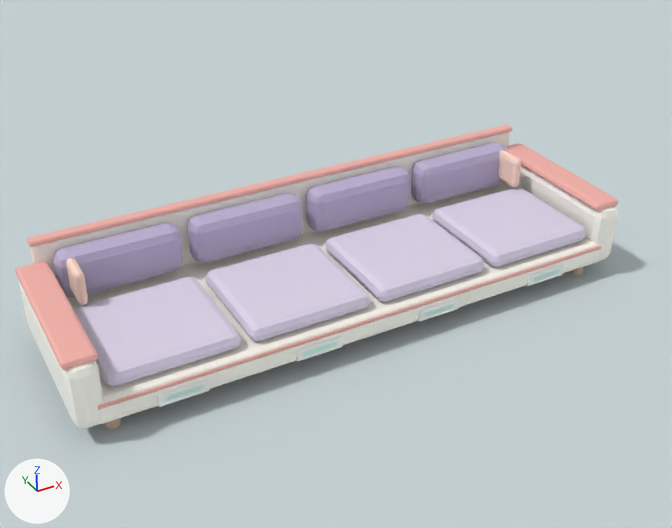
Two versions of the Blender file art/source/waiting-benches.blend, one commit apart.
Rendered twice from the file's camera 'PreviewCamera'. Every picture has the same lights, and +X, +Y and +Z are marked at lower left. The older version comes first.

Names of what the first picture shows: 'ArmPad-1', 'BackCushion0', 'BackCushion1', 'BackCushion2', 'BackCushion3', 'BackPiping', 'BackShell', 'Pillow-1', 'Pillow1', 'SeatCushion0', 'SeatCushion1', 'SeatCushion2', 'SeatCushion3', 'SeatFrame', 'SeatPlate0', 'SeatPlate1', 'SeatPlate2', 'SeatPlate3', 'StudioGround', 'WaitingGlow3', 'WaitingGlow4' and 8 more.
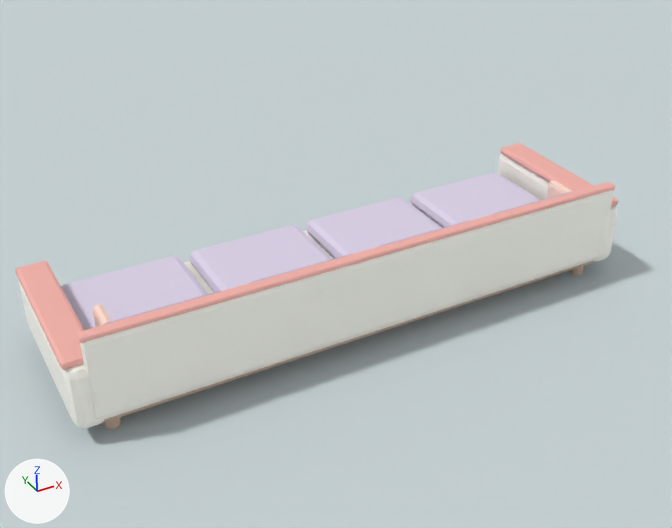
Patch to the scene script:
```diff
--- a/art/source/waiting-benches.blend.py
+++ b/art/source/waiting-benches.blend.py
@@ ob_seatframe @@
 ob_seatframe = bpy.data.objects.new('SeatFrame', me_seatframe)
-ob_seatframe.location = (0.0, -0.02, 0.24)
+ob_seatframe.location = (0.0, 0.02, 0.24)
 _m = ob_seatframe.modifiers.new('Bevel', 'BEVEL')
@@ ob_backcushion0 @@
 ob_backcushion0 = bpy.data.objects.new('BackCushion0', me_backcushion0)
-ob_backcushion0.location = (-1.688, 0.592, 0.62)
+ob_backcushion0.location = (-1.688, -0.592, 0.62)
 _m = ob_backcushion0.modifiers.new('Bevel', 'BEVEL')
@@ ob_seatplate0 @@
 ob_seatplate0 = bpy.data.objects.new('SeatPlate0', me_seatplate0)
-ob_seatplate0.location = (-1.688, -0.762, 0.2)
+ob_seatplate0.location = (-1.688, 0.762, 0.2)
 _m = ob_seatplate0.modifiers.new('Bevel', 'BEVEL')
@@ ob_backcushion1 @@
 ob_backcushion1 = bpy.data.objects.new('BackCushion1', me_backcushion1)
-ob_backcushion1.location = (-0.562, 0.592, 0.62)
+ob_backcushion1.location = (-0.562, -0.592, 0.62)
 _m = ob_backcushion1.modifiers.new('Bevel', 'BEVEL')
@@ ob_seatplate1 @@
 ob_seatplate1 = bpy.data.objects.new('SeatPlate1', me_seatplate1)
-ob_seatplate1.location = (-0.562, -0.762, 0.2)
+ob_seatplate1.location = (-0.562, 0.762, 0.2)
 _m = ob_seatplate1.modifiers.new('Bevel', 'BEVEL')
@@ ob_backcushion2 @@
 ob_backcushion2 = bpy.data.objects.new('BackCushion2', me_backcushion2)
-ob_backcushion2.location = (0.562, 0.592, 0.62)
+ob_backcushion2.location = (0.562, -0.592, 0.62)
 _m = ob_backcushion2.modifiers.new('Bevel', 'BEVEL')
@@ ob_waitingglow3 @@
 ob_waitingglow3 = bpy.data.objects.new('WaitingGlow3', me_waitingglow3)
-ob_waitingglow3.location = (0.562, -0.757, 0.2)
+ob_waitingglow3.location = (0.562, 0.757, 0.2)
 _m = ob_waitingglow3.modifiers.new('Bevel', 'BEVEL')
@@ ob_seatplate2 @@
 ob_seatplate2 = bpy.data.objects.new('SeatPlate2', me_seatplate2)
-ob_seatplate2.location = (0.562, -0.762, 0.2)
+ob_seatplate2.location = (0.562, 0.762, 0.2)
 _m = ob_seatplate2.modifiers.new('Bevel', 'BEVEL')
@@ ob_seatcushion3 @@
 ob_seatcushion3 = bpy.data.objects.new('SeatCushion3', me_seatcushion3)
-ob_seatcushion3.location = (1.688, -0.185, 0.425)
+ob_seatcushion3.location = (1.688, 0.188, 0.425)
 _m = ob_seatcushion3.modifiers.new('Bevel', 'BEVEL')
@@ ob_backcushion3 @@
 ob_backcushion3 = bpy.data.objects.new('BackCushion3', me_backcushion3)
-ob_backcushion3.location = (1.688, 0.592, 0.62)
+ob_backcushion3.location = (1.688, -0.592, 0.62)
 _m = ob_backcushion3.modifiers.new('Bevel', 'BEVEL')
@@ ob_waitingglow4 @@
 ob_waitingglow4 = bpy.data.objects.new('WaitingGlow4', me_waitingglow4)
-ob_waitingglow4.location = (1.688, -0.757, 0.2)
+ob_waitingglow4.location = (1.688, 0.757, 0.2)
 _m = ob_waitingglow4.modifiers.new('Bevel', 'BEVEL')
@@ ob_seatplate3 @@
 ob_seatplate3 = bpy.data.objects.new('SeatPlate3', me_seatplate3)
-ob_seatplate3.location = (1.688, -0.762, 0.2)
+ob_seatplate3.location = (1.688, 0.762, 0.2)
 _m = ob_seatplate3.modifiers.new('Bevel', 'BEVEL')
@@ ob_backshell @@
 ob_backshell = bpy.data.objects.new('BackShell', me_backshell)
-ob_backshell.location = (0.0, 0.732, 0.55)
+ob_backshell.location = (0.0, -0.732, 0.55)
 _m = ob_backshell.modifiers.new('Bevel', 'BEVEL')
@@ ob_backpiping @@
 ob_backpiping = bpy.data.objects.new('BackPiping', me_backpiping)
-ob_backpiping.location = (0.0, 0.722, 0.9)
+ob_backpiping.location = (0.0, -0.722, 0.9)
 _m = ob_backpiping.modifiers.new('Bevel', 'BEVEL')
@@ ob_pillow_1 @@
 ob_pillow_1 = bpy.data.objects.new('Pillow-1', me_pillow_1)
-ob_pillow_1.location = (-2.1, 0.372, 0.66)
+ob_pillow_1.location = (-2.1, -0.372, 0.66)
 _m = ob_pillow_1.modifiers.new('Bevel', 'BEVEL')
@@ ob_pillow1 @@
 ob_pillow1 = bpy.data.objects.new('Pillow1', me_pillow1)
-ob_pillow1.location = (2.1, 0.372, 0.66)
+ob_pillow1.location = (2.1, -0.372, 0.66)
 _m = ob_pillow1.modifiers.new('Bevel', 'BEVEL')
```

Location of each change, (x1, y1, x2, y2) in pixels of the pictures (672 x 528 px):
'BackShell', moved (mostly hidden before): before (29, 132, 510, 279); after (80, 190, 614, 419)
'SeatFrame', moved (mostly hidden afterwards): before (67, 184, 601, 424); after (104, 203, 592, 419)
'BackPiping', moved: before (27, 125, 512, 247); after (76, 182, 615, 343)
'SeatCushion3', moved: before (432, 188, 586, 267); after (410, 173, 540, 228)
'BackCushion0', moved (mostly hidden afterwards): before (54, 223, 183, 298); after (103, 291, 221, 325)
'BackCushion1', moved (mostly hidden afterwards): before (188, 193, 302, 263); after (251, 254, 351, 283)
'BackCushion2', moved (mostly hidden afterwards): before (306, 167, 410, 231); after (379, 221, 468, 247)
'BackCushion3', moved (mostly hidden afterwards): before (411, 143, 507, 203); after (492, 191, 574, 215)
'Pillow1', moved: before (498, 150, 521, 187); after (547, 180, 572, 198)
'Pillow-1', moved: before (66, 258, 88, 305); after (93, 304, 111, 327)
'SeatPlate0', moved (not visible afterwards): before (157, 379, 210, 407)
'SeatPlate1', moved (not visible afterwards): before (297, 336, 342, 361)
'SeatPlate2', moved (not visible afterwards): before (419, 298, 460, 321)
'SeatPlate3', moved (not visible afterwards): before (527, 264, 564, 286)
'WaitingGlow3', moved (not visible afterwards): before (425, 303, 455, 317)
'WaitingGlow4', moved (not visible afterwards): before (533, 269, 560, 282)
'FrontPiping', unchanged, covered by the edit: before (97, 246, 601, 410)
